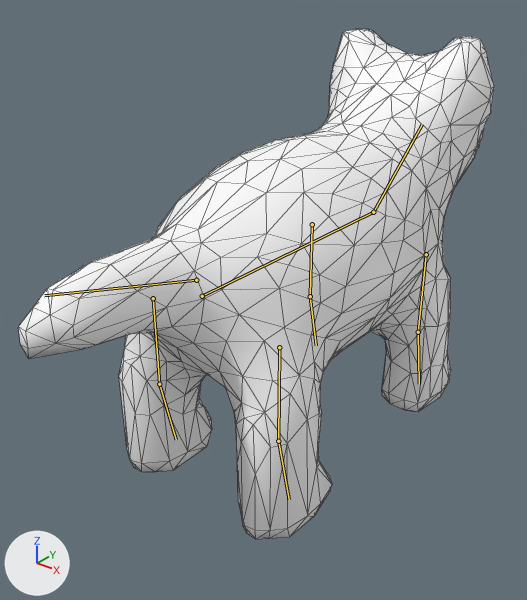
The Blender file examples/animation-lab/authoring/companion.blend as it was, and as the next commit left it.
One viewpoint serves both versions: a 50 mm lens placed at (1.37, -1.92, 1.74), pointed at (-0.09, -0.1, 0.61). Lighting does not change. The marker at lower left points along +X, +Y and +Z. The first picture is the older version. The bones that change, and the others that lie on the model, are drawn over the model as lines. Mesh edges are drawn as thin lines.

Names of what the first picture shows: 'CompanionSkin'.
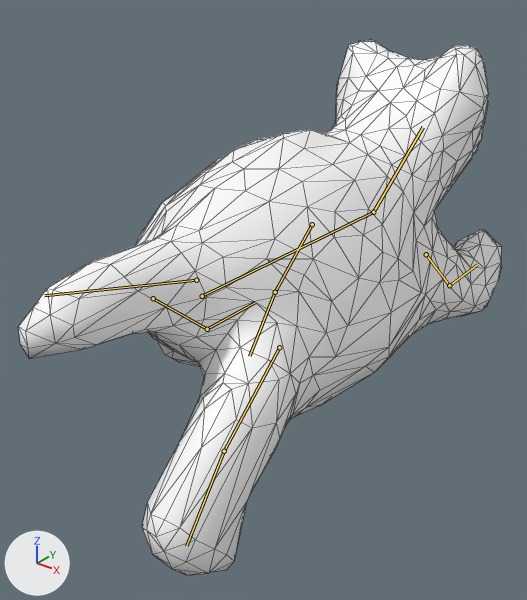
The newer file adds an action. The first version stands in its rest pose; the second is drawn at frame 12 of the action 'Run'.

Boxes (x1, y1, x2, y2) around the edits, measured in the pictures (527 x 600 px):
'CompanionSkin', posed: before (18, 29, 494, 539); after (18, 40, 502, 575)
bone 'Head', root to tip: before (373, 212) to (422, 124); after (373, 212) to (423, 127)
bone 'FrontL', root to tip: before (312, 224) to (310, 296); after (312, 224) to (275, 292)
bone 'HindL', root to tip: before (153, 298) to (159, 384); after (153, 298) to (207, 329)
bone 'HindLPaw', root to tip: before (159, 384) to (176, 439); after (207, 329) to (255, 302)
bone 'FrontR', root to tip: before (426, 254) to (418, 332); after (426, 254) to (449, 285)
bone 'FrontRPaw', root to tip: before (418, 332) to (419, 384); after (449, 285) to (477, 264)
bone 'HindR', root to tip: before (279, 347) to (278, 441); after (279, 347) to (224, 451)

The change in detail:
Bone 'Head' (bone_head) turns from (0, 0, 0) to (-2, 0, 0) degrees about its own x, y and z.
Bone 'FrontL' (bone_frontl) turns from (0, 0, 0) to (-49, 0, 0) degrees about its own x, y and z.
Bone 'HindL' (bone_hindl) turns from (0, 0, 0) to (49, 0, 0) degrees about its own x, y and z.
Bone 'HindLPaw' (bone_hindlpaw) turns from (0, 0, 0) to (29, 0, 0) degrees about its own x, y and z.
Bone 'FrontR' (bone_frontr) turns from (0, 0, 0) to (49, 0, 0) degrees about its own x, y and z.
Bone 'FrontRPaw' (bone_frontrpaw) turns from (0, 0, 0) to (29, 0, 0) degrees about its own x, y and z.
Bone 'HindR' (bone_hindr) turns from (0, 0, 0) to (-49, 0, 0) degrees about its own x, y and z.
